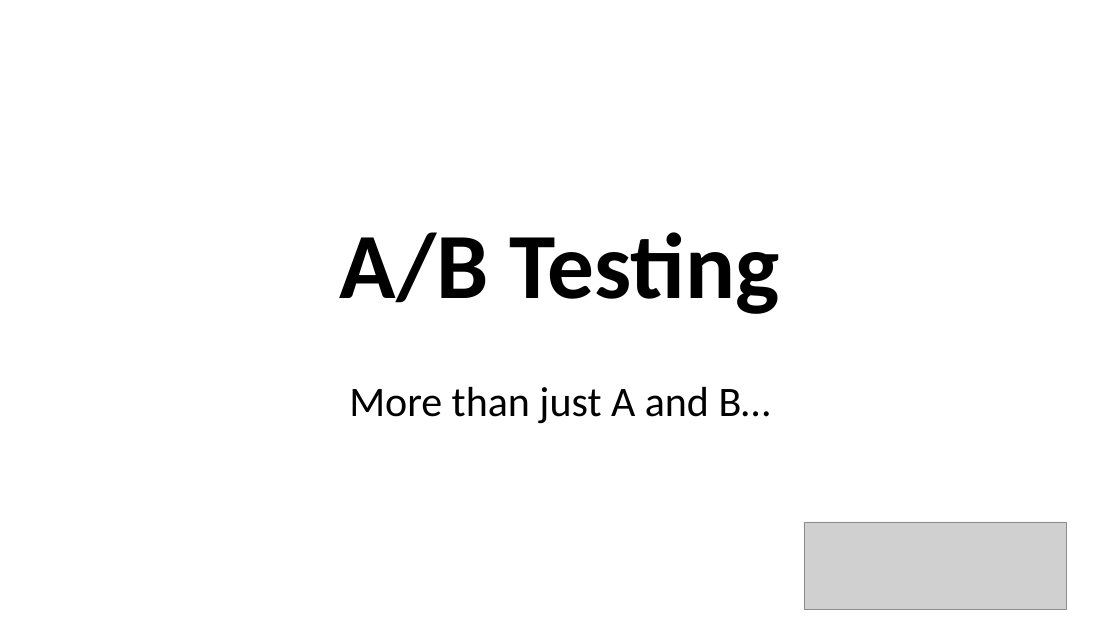
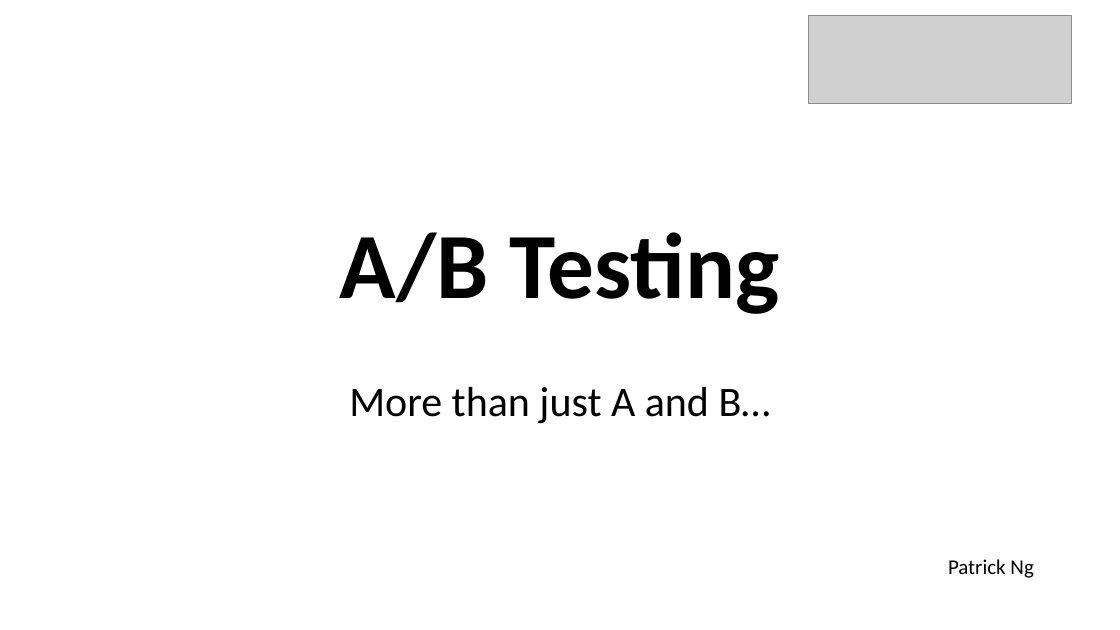
Before and after one commit to patng323/learn, a slide deck: slide 1 of FieldExperiments/AB Testing.pptx. Drawn at 1120x630 pixels with LibreOffice and Linux fonts; fonts in the diff are those of the drawing; grey boxes stand for pictures. Boxes give left, top, right and bottom in pixels: in the first picture for what was removed or moved away, otherwise in the second. Text is boxed around its words. In the diff, an @@ line names an element or a change of style, - is before the commit and + after.

```diff
--- a/FieldExperiments/AB Testing.pptx
+++ b/FieldExperiments/AB Testing.pptx
@@ picture: place and size @@
-picture at [804, 522, 1066, 609]
+picture at [808, 16, 1070, 103]
@@ text added at [948, 559, 1033, 578], 18 pt, text #000000 @@
+Patrick Ng
```
Also in this commit, not shown: 9 other slides changed.
